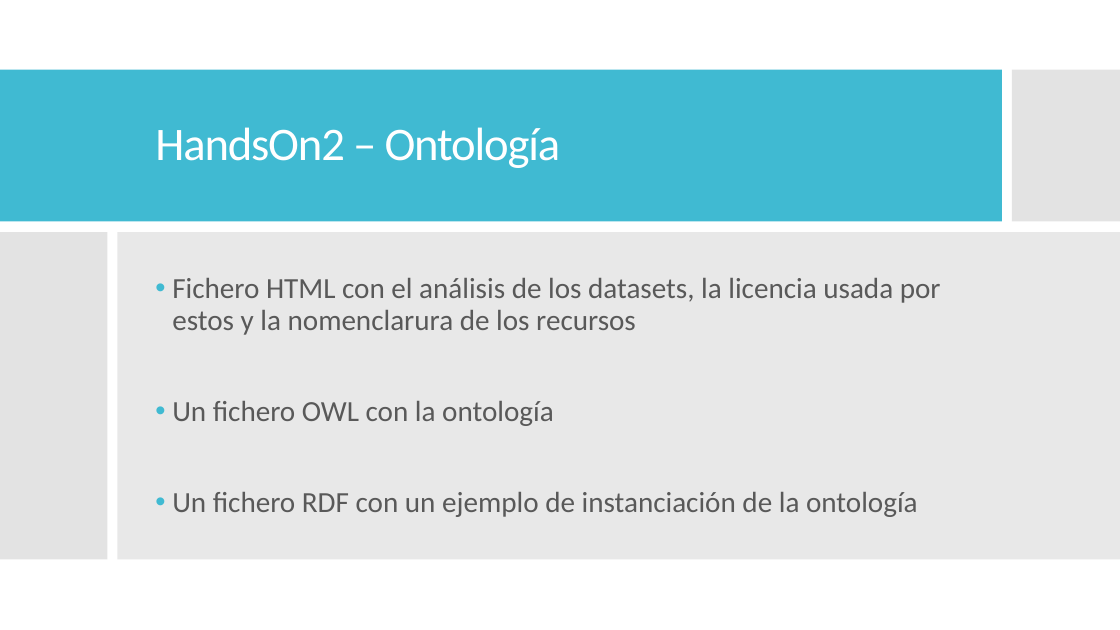
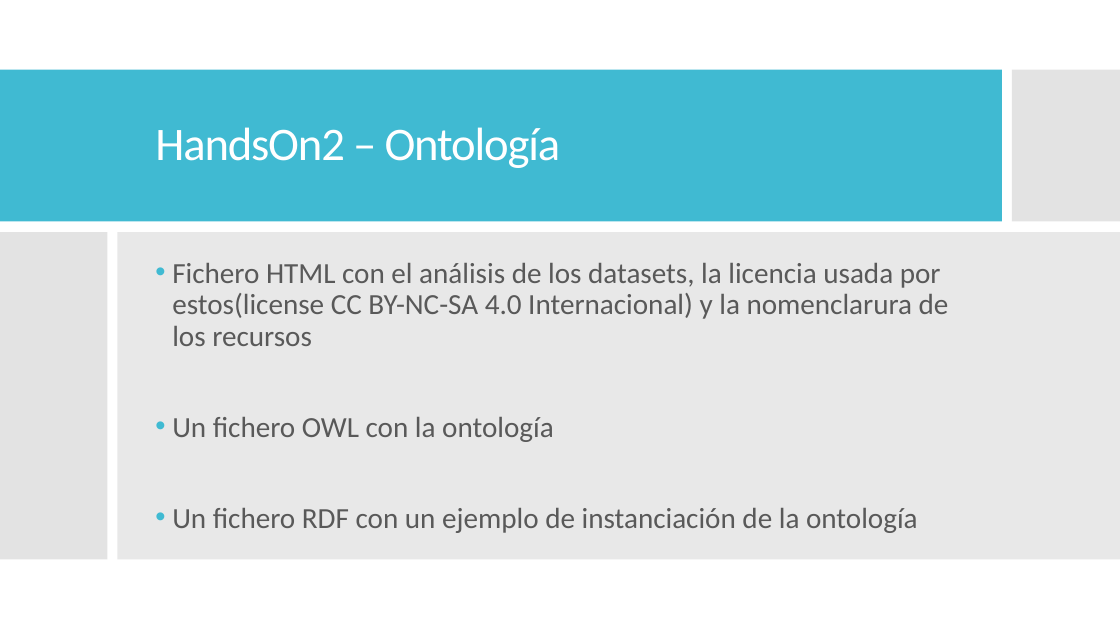
Before and after one commit to jdlgc/Curso2021-2022, a slide deck: slide 2 of HandsOn/Group02/presentation/Group02_SafeCycling.pptx. Drawn at 1120x630 pixels with LibreOffice and Linux fonts; fonts in the diff are those of the drawing. Boxes give left, top, right and bottom in pixels: in the first picture for what was removed or moved away, otherwise in the second. Text is boxed around its words. In the diff, an @@ line names an element or a change of style, - is before the commit and + after.

```diff
--- a/HandsOn/Group02/presentation/Group02_SafeCycling.pptx
+++ b/HandsOn/Group02/presentation/Group02_SafeCycling.pptx
@@ text at [172,263,949,346]: text changed @@
-• Fichero HTML con el análisis de los datasets, la licencia usada por estos y la nomenclarura de los recursos
+• Fichero HTML con el análisis de los datasets, la licencia usada por estos(license CC BY-NC-SA 4.0 Internacional) y la nomenclarura de los recursos
```
Also in this commit, not shown: 1 other slide changed, 1 other file.
